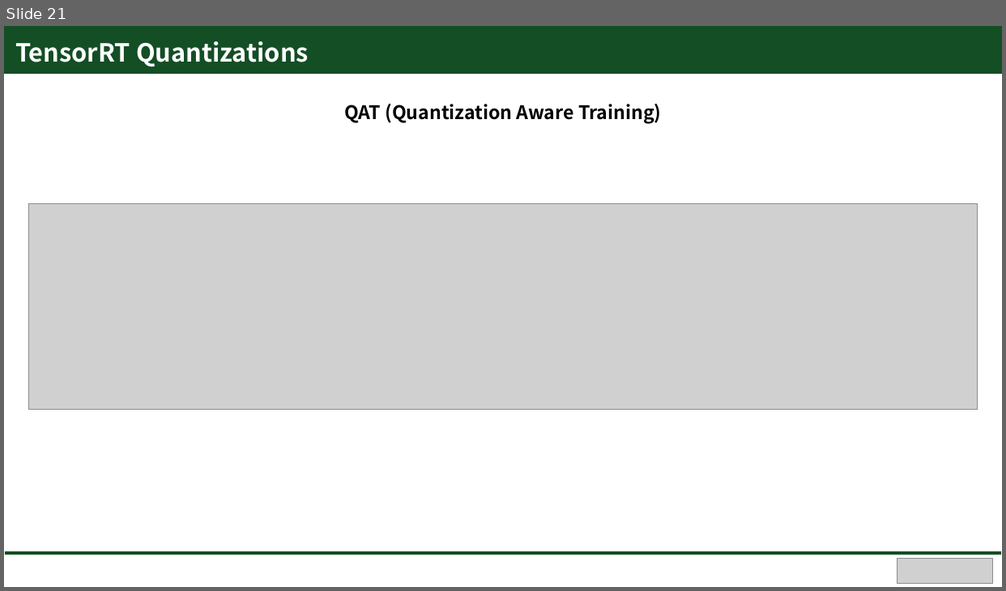
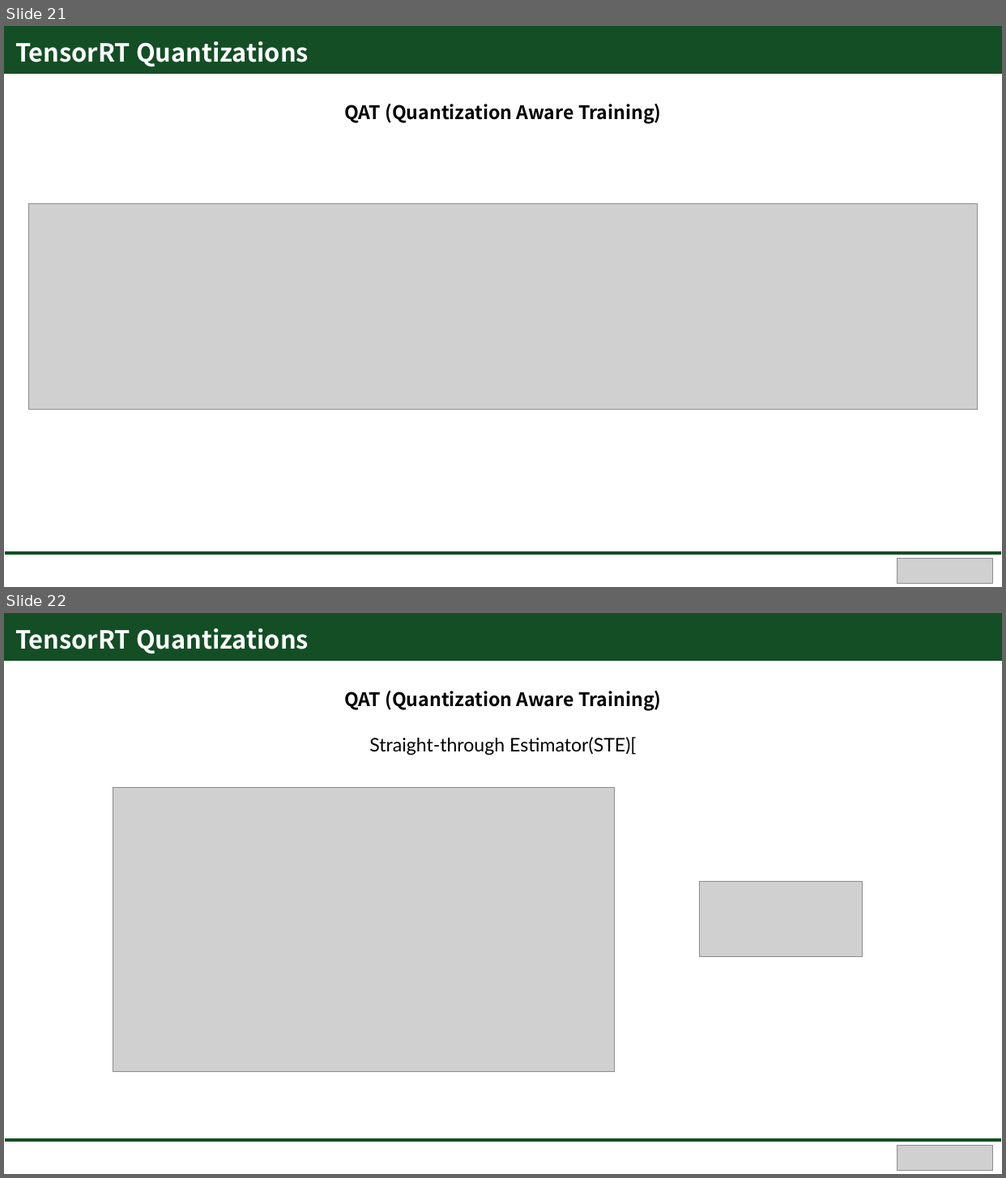
Before and after one commit to Hongsehyun/SV_Intern_Memo, a slide deck: 1. Study Summary/Paper Review/[3rd_Paper Review] NVIDIA TensorRT - Inference 최적화 및 가속화를 위한 NVIDIA의 Toolkit.pptx. Shown one above the other, each under a label of ours: slide 21 before the commit, slides 21 and 22 after it. The pictures are 1006x591 and 1006x1178 pixels, drawn with LibreOffice and Linux fonts; fonts in the diff are those of the drawing; grey boxes stand for pictures. Boxes give left, top, right and bottom in pixels: in the first picture for what was removed or moved away, otherwise in the second. Text is boxed around its words. In the diff, an @@ line names an element or a change of style, - is before the commit and + after.

```diff
--- a/1. Study Summary/Paper Review/[3rd_Paper Review] NVIDIA TensorRT - Inference 최적화 및 가속화를 위한 NVIDIA의 Toolkit.pptx
+++ b/1. Study Summary/Paper Review/[3rd_Paper Review] NVIDIA TensorRT - Inference 최적화 및 가속화를 위한 NVIDIA의 Toolkit.pptx
@@ slide 22 added at [4,613,1002,1174], background #FFFFFF @@
@@ rectangle added at [4,613,1002,660], fill #144E25, outline #144E25 1 pt @@
@@ text added at [15,630,130,649], 24 pt, text #FFFFFF, bold @@
+TensorRT Quantizations
@@ text added at [18,630,109,649], 24 pt, text #FFFFFF, bold @@
+Outline
@@ text added at [344,691,662,756], 18 pt, text #000000 @@
+QAT (Quantization Aware Training)
+Straight-through Estimator(STE)[
@@ picture added at [113,787,614,1072] @@
@@ picture added at [701,882,863,957] @@
@@ rectangle added at [4,1139,1002,1142], fill #144E25, outline #FFFFFF 1 pt @@
@@ picture added at [897,1146,993,1171] @@
```
Also in this commit, not shown: 4 slides changed, 1 slide removed, 1 other file.
